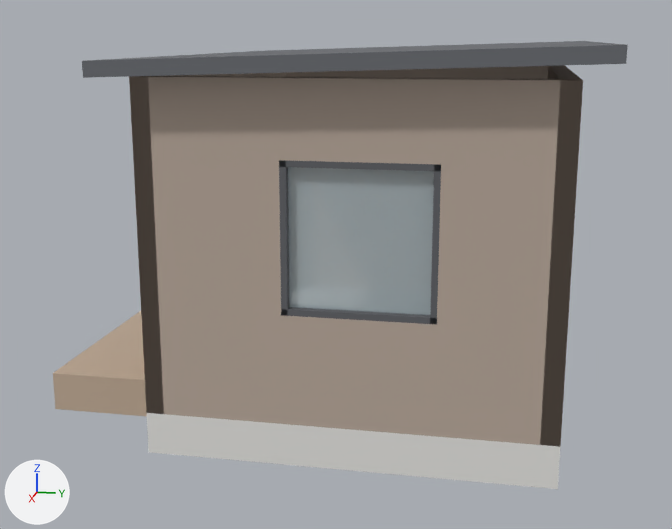
An edit to the glTF model web/3d/pod-oficina.glb, drawn before and after from the same camera.
Both versions are drawn from a camera (50 mm lens) standing at (10.84, 2.77, 3.35) and looking at (2.05, 1.01, 1.15). The axes (+X, +Y, +Z) are drawn at lower left. The lights are the same throughout. The first picture is the older version. Where no turn or scale is listed for an object, it has been applied to the vertices.

In view in the first picture: 'Deck 1 · Deck madera', 'Losa de techo · Chapa techo', 'Muro E · Revestimiento madera', 'Muro N · Revestimiento madera', 'Muro O · Revestimiento madera', 'Muro S · Revestimiento madera', 'Platea · Hormigón', 'Ventana E1 · Aluminio negro', 'Ventana E1 · Vidrio'.
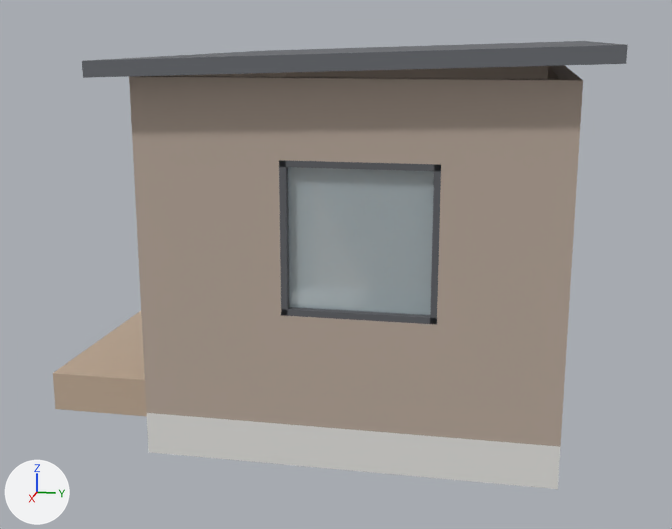
Where the change shows, as pixel boxes [x1, y1, x2, y2] in the pictures (672 x 529 px):
part 1 of me_muro_e___revestimiento_madera, reshaped: before [129, 76, 583, 446]; after [148, 76, 561, 445]

The edits, one by one:
me_muro_e___revestimiento_madera is used by ob_muro_e___revestimiento_madera; location (0.0, 0.0, 0.0).
me_muro_e___revestimiento_madera had 24 vertices, 48 faces and spanned x 4.0..4.15, y -0.15..3.15, z 0.35..3.05.
me_muro_e___revestimiento_madera now has 16 vertices, 32 faces and spans x 4.0..4.15, y 0.0..3.0, z 0.35..3.05.
Part 1, on me_muro_e___revestimiento_madera:
16 vertices are removed from x 4.0..4.15, y -0.15..3.15, z 0.35..3.05.
44 faces are deleted.
8 vertices are added at x 4.0..4.15, y 0.0..3.0, z 0.35..3.05.
28 new faces join them.
